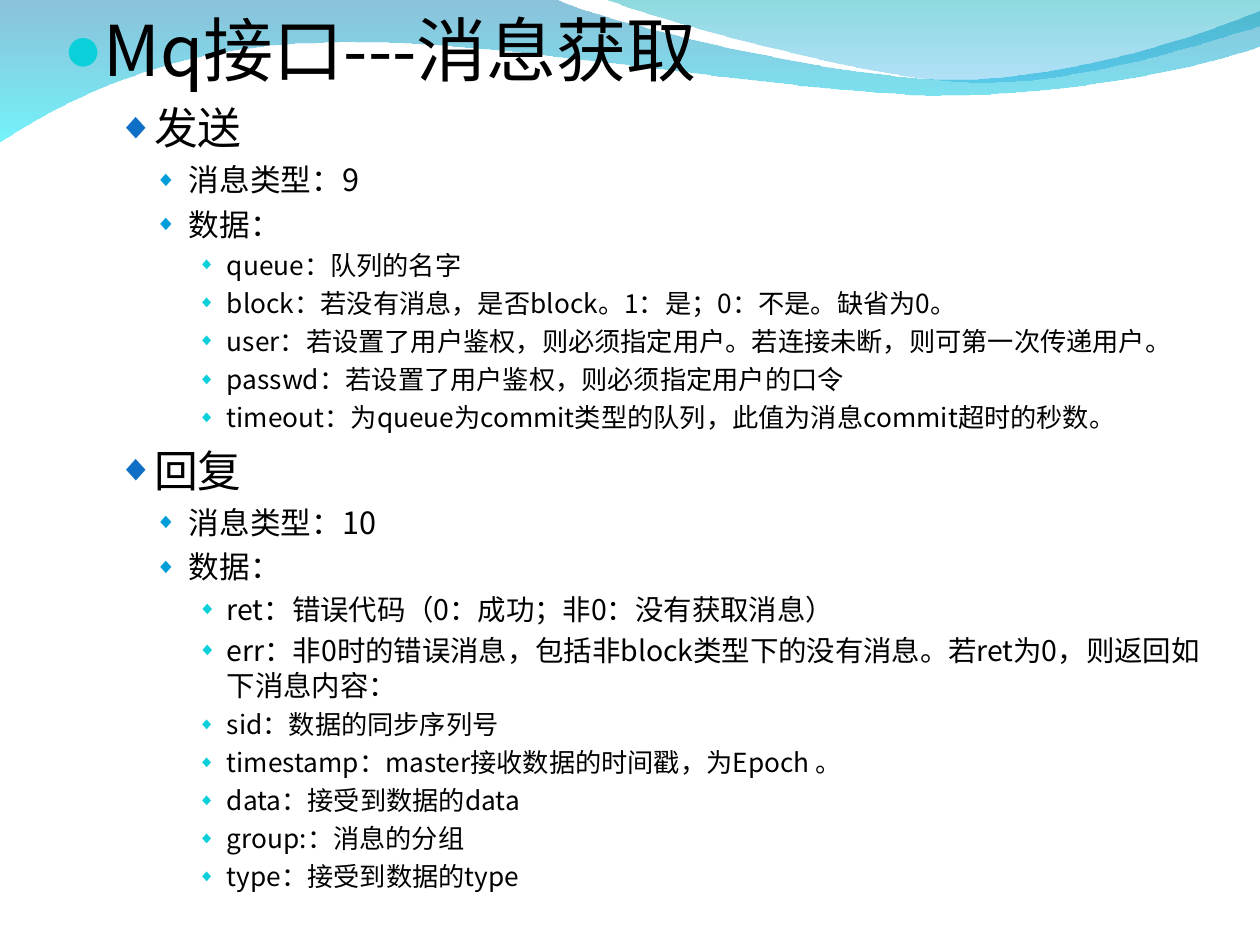
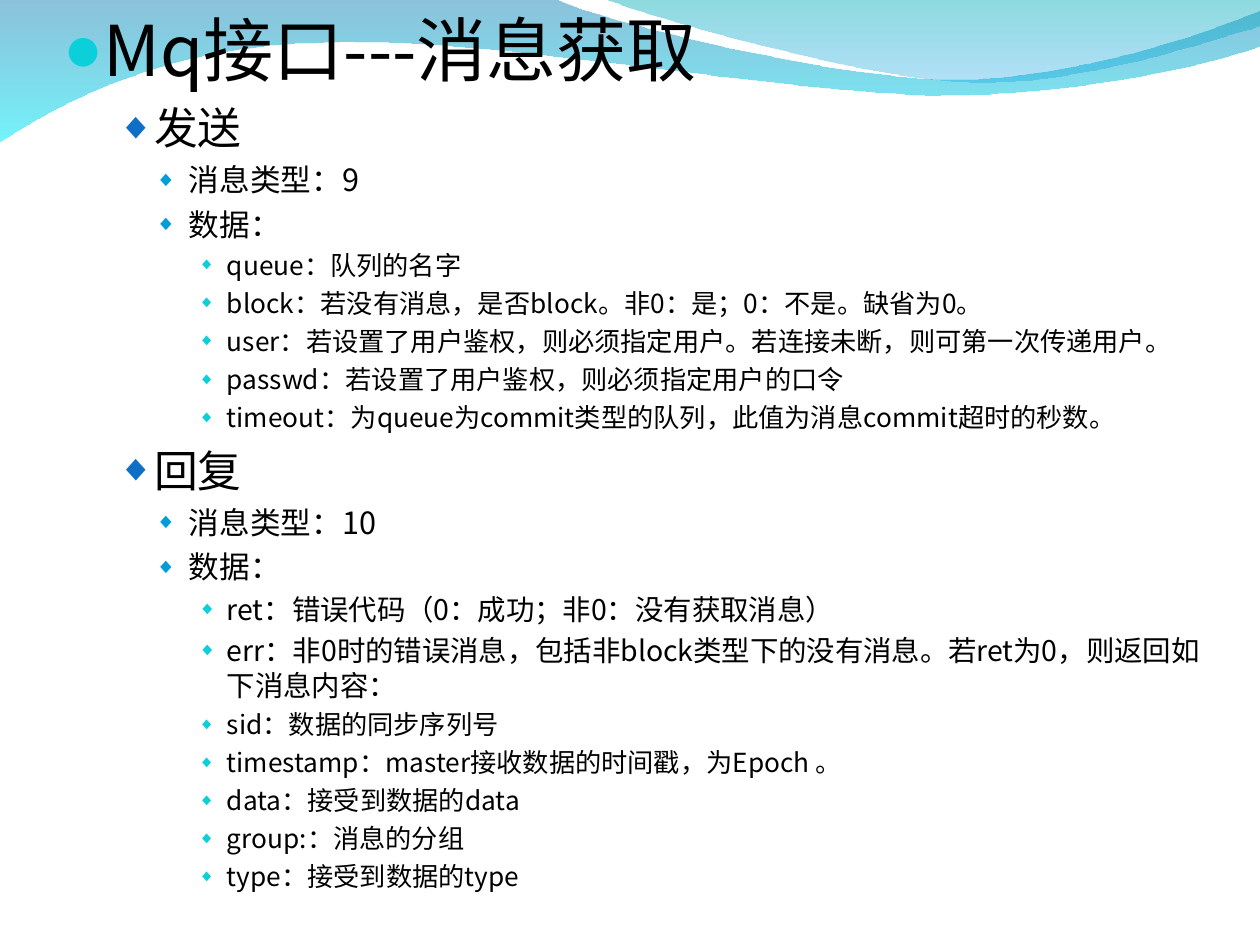
Before and after one commit to burstas/cwinux-mq, a slide deck: slide 19 of mq/doc/mq_introduce.ppt. Drawn at 1260x945 pixels with LibreOffice and Linux fonts; fonts in the diff are those of the drawing; background and template pictures are left out. Boxes give left, top, right and bottom in pixels: in the first picture for what was removed or moved away, otherwise in the second. Text is boxed around its words. In the diff, an @@ line names an element or a change of style, - is before the commit and + after.

```diff
--- a/mq/doc/mq_introduce.ppt
+++ b/mq/doc/mq_introduce.ppt
@@ text at (227, 290, 983, 317): text changed @@
-      ◆ block：若没有消息，是否block。1：是；0：不是。缺省为0。
+      ◆ block：若没有消息，是否block。非0：是；0：不是。缺省为0。
```
